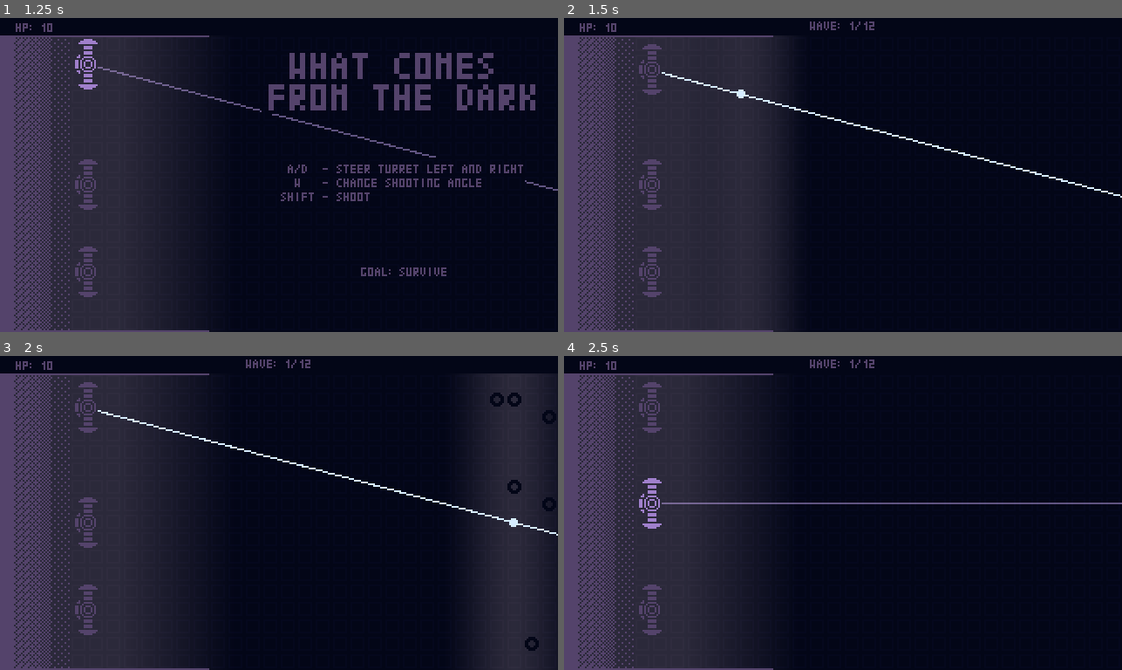
Above: before the commit, frames 1-4 (two rows, left to right).
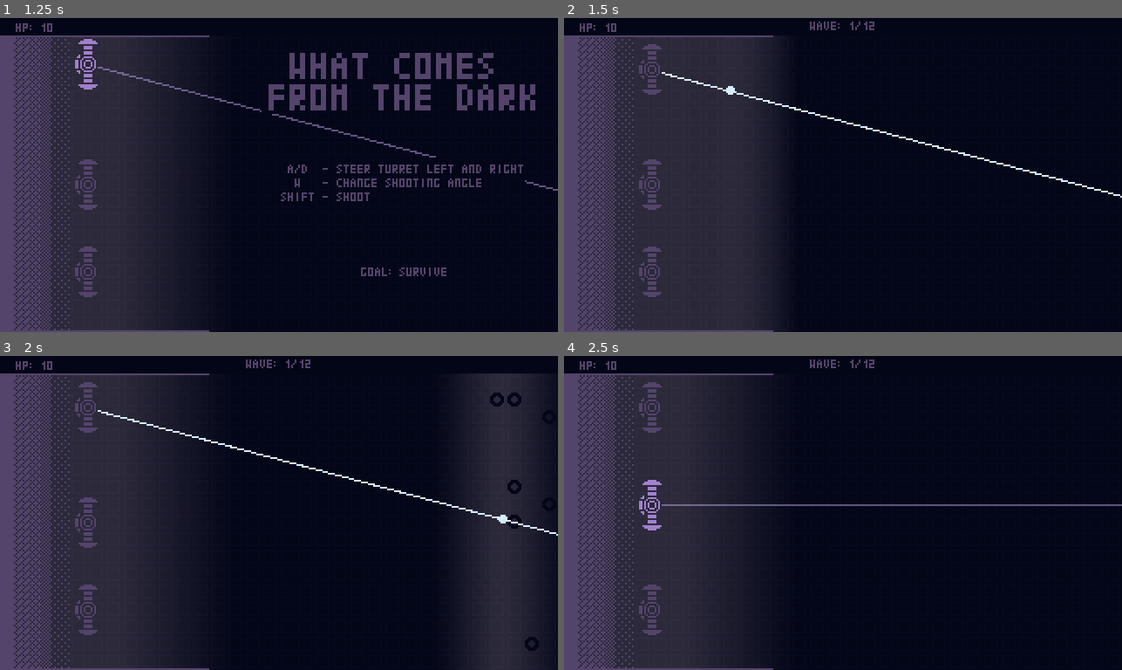
Above: after the commit, the same moments.

Repository: Aurif/Lightwave
Game: Godot game, scene res://scene.tscn
Two runs of this game, one before a commit and one after it. Both use one fixed random seed, a clock stepped at 60 frames per second and the inputs below.
Inputs:
- Up to frame 1 (1.25 s): tap Enter at 0.5 s; hold A (move_up) from 0.53 s (still down); tap W (switch_angle) at 0.6 s
- Up to frame 2 (1.5 s): release A (move_up) at 1.28 s; hold D (move_down) from 1.28 s (still down); tap Shift at 1.35 s
- Up to frame 3 (2 s): keep holding D (move_down)
- Up to frame 4 (2.5 s): release D (move_down) at 2.03 s; hold A (move_up) from 2.03 s (still down); tap W (switch_angle) at 2.1 s

Frame 1 is identical in both runs. In frame 2, less than 0.1% of the frame differs, in the area x 29-33%, y 21-26%; in frame 3, 0.1%; in frame 4, 1.2%, in the area x 13-100%, y 38-56%.

Commit message:
Added speedy enemy variant

Diff:
--- /dev/null
+++ b/components/mol/enemy/enemy.gd
@@ -0,0 +1,4 @@
+extends Node2D
+class_name MolEnemy
+
+@export var speed: int = 4
--- a/components/mol/enemy/enemy.tscn
+++ b/components/mol/enemy/enemy.tscn
@@ -1,5 +1,6 @@
-[gd_scene load_steps=3 format=3 uid="uid://0x73rcsem3bv"]
+[gd_scene load_steps=4 format=3 uid="uid://0x73rcsem3bv"]
 
+[ext_resource type="Script" uid="uid://bdux6wtsoxsqx" path="res://components/mol/enemy/enemy.gd" id="1_dga5s"]
 [ext_resource type="Texture2D" uid="uid://buchx102g1mv7" path="res://assets/sprites/enemies/default.png" id="1_uy72o"]
 
 [sub_resource type="RectangleShape2D" id="RectangleShape2D_uy72o"]
@@ -8,6 +9,7 @@
 [node name="Hitbox" type="Area2D"]
 collision_layer = 4
 collision_mask = 0
+script = ExtResource("1_dga5s")
 
 [node name="CollisionShape2D" type="CollisionShape2D" parent="."]
 shape = SubResource("RectangleShape2D_uy72o")
--- /dev/null
+++ b/components/mol/enemy/enemy_speedy.tscn
@@ -0,0 +1,10 @@
+[gd_scene load_steps=3 format=3 uid="uid://cqmda3rv1r53e"]
+
+[ext_resource type="PackedScene" uid="uid://0x73rcsem3bv" path="res://components/mol/enemy/enemy.tscn" id="1_yrt5a"]
+[ext_resource type="Texture2D" uid="uid://cy0tb64qw5hu7" path="res://assets/sprites/enemies/speedy.png" id="2_0iwn6"]
+
+[node name="Hitbox" instance=ExtResource("1_yrt5a")]
+speed = 6
+
+[node name="Enemy" parent="." index="1"]
+texture = ExtResource("2_0iwn6")
--- a/components/org/bullet_tracer/bullet_tracer.gd
+++ b/components/org/bullet_tracer/bullet_tracer.gd
@@ -55,9 +55,12 @@
     laser.visible = true
     light_pass.visible = true
     light_pass.modulate = Color.WHITE
-    is_active = true
+    _set_active.call_deferred()
     current_path = path
     on_finish_callback = callback
+
+func _set_active() -> void:
+    is_active = true
 
 const LIGHT_FADE_SPEED: float = 0.2
 func _on_laser_finished() -> void:
--- a/components/org/enemy_manager/enemy_manager.gd
+++ b/components/org/enemy_manager/enemy_manager.gd
@@ -1,6 +1,7 @@
 extends Node
 
 @export var enemy_prefab: PackedScene
+@export var enemy_variants_prefab: Array[PackedScene]
 @export var max_size: Vector2i
 @export var tick_on_start: bool = true
 @export var wave_label: Label
@@ -8,14 +9,13 @@
 @export var show_on_victory: CanvasItem
 
 var current_wave: int = 0
-var enemy_map: Dictionary[Vector2i, Node2D] = {}
-const MOVE_DISTANCE: int = 4
+var enemy_map: Dictionary[Vector2i, MolEnemy] = {}
+const WAVES_PER_TICK: int = 4
 const MAX_WAVE: int = 12
 
 signal AfterTick
 
 
-# TODO: More enemy types
 func _ready() -> void:
     if tick_on_start:
         tick_enemies.call_deferred(true)
@@ -34,7 +34,7 @@
         wave_label.text = "Wave: %d/%d" % [current_wave, MAX_WAVE]
 
     if current_wave <= MAX_WAVE:
-        for i in range(MOVE_DISTANCE-1, -1, -1):
+        for i in range(WAVES_PER_TICK-1, -1, -1):
             _spawn_enemy_wave(i, instant)
 
     if instant or movement_anim_delays.is_empty():
@@ -53,7 +53,7 @@
 ###
 signal OnDamageTaken
 func _move_enemies() -> void:
-    var new_map: Dictionary[Vector2i, Node2D] = {}
+    var new_map: Dictionary[Vector2i, MolEnemy] = {}
     var max_reachable: Dictionary[int, int] = {}
 
     var current_positions: Array[Vector2i] = enemy_map.keys()
@@ -64,7 +64,7 @@
     )
 
     for pos in current_positions:
-        var new_x: int = min(max_reachable.get(pos.y, max_size.x+2)-1, pos.x+MOVE_DISTANCE)
+        var new_x: int = min(max_reachable.get(pos.y, max_size.x+2)-1, pos.x+enemy_map[pos].speed)
         if new_x == max_size.x+1:
             var tween: Tween = _move_enemy(enemy_map[pos], Vector2i(max_size.x+8, pos.y))
             tween.tween_callback(enemy_map[pos].queue_free)
@@ -103,6 +103,7 @@
 ###
 ### Spawning
 ###
+const BASE_VARIANT_CHANCE: float = 0.6
 func _spawn_enemy_wave(layer: int = 0, instant: bool = false) -> void:
     var valid_spawn_points: Array[Vector2i] = []
     for y in range(max_size.y):
@@ -111,15 +112,30 @@
         valid_spawn_points.append(Vector2i(layer, y))
 
     valid_spawn_points.shuffle()
-    var max_to_spawn: int = floor(3+((current_wave-1.0)/(MAX_WAVE-1.0))*(max_size.y*0.6-3))
     if len(valid_spawn_points) > 0:
-        for i in range(randi_range(1, min(max_to_spawn, len(valid_spawn_points)))):
-            _spawn_enemy(valid_spawn_points[i], instant)
+        var max_to_spawn: int = floor(3+((current_wave-1.0)/(MAX_WAVE-1.0))*(max_size.y*0.6-3))
+        var to_spawn: int = randi_range(1, min(max_to_spawn, len(valid_spawn_points)))
+        var spawn_index: int = 0
 
-func _spawn_enemy(pos: Vector2i, instant: bool = false) -> void:
-    var node: Node2D = enemy_prefab.instantiate()
+        for v in range(len(enemy_variants_prefab)):
+            var to_spawn_variant: int = floor(to_spawn*BASE_VARIANT_CHANCE*(current_wave-1.0)/(MAX_WAVE-1.0))
+            to_spawn -= to_spawn_variant
+            for _i in range(to_spawn_variant):
+                _spawn_enemy(valid_spawn_points[spawn_index], instant, v)
+                spawn_index += 1
+
+        for _i in range(to_spawn):
+            _spawn_enemy(valid_spawn_points[spawn_index], instant)
+            spawn_index += 1
+
+func _spawn_enemy(pos: Vector2i, instant: bool = false, variant: int = -1) -> void:
+    var node: MolEnemy
+    if variant == -1:
+        node = enemy_prefab.instantiate()
+    else:
+        node = enemy_variants_prefab[variant].instantiate()
     add_child(node)
-    _move_enemy(node, pos, Vector2(MOVE_DISTANCE*10, 0), instant)
+    _move_enemy(node, pos, Vector2(WAVES_PER_TICK*10, 0), instant)
     enemy_map[pos] = node
     node.tree_exiting.connect(_clear_pos.bind(node))
 
--- a/scene.tscn
+++ b/scene.tscn
@@ -1,10 +1,11 @@
-[gd_scene load_steps=25 format=3 uid="uid://cro2m5utrrmnf"]
+[gd_scene load_steps=26 format=3 uid="uid://cro2m5utrrmnf"]
 
 [ext_resource type="Texture2D" uid="uid://228xusoviqnl" path="res://assets/sprites/base.png" id="3_3253y"]
 [ext_resource type="Texture2D" uid="uid://cojumbjwvp5mf" path="res://assets/sprites/bg.png" id="3_m7jmp"]
 [ext_resource type="PackedScene" uid="uid://chs5l1e6nieeb" path="res://components/mol/laser/laser.tscn" id="3_u3cyc"]
 [ext_resource type="Script" uid="uid://bw0oganconan3" path="res://components/org/enemy_manager/enemy_manager.gd" id="4_m7jmp"]
 [ext_resource type="PackedScene" uid="uid://0x73rcsem3bv" path="res://components/mol/enemy/enemy.tscn" id="5_y2354"]
+[ext_resource type="PackedScene" uid="uid://cqmda3rv1r53e" path="res://components/mol/enemy/enemy_speedy.tscn" id="6_akxrc"]
 [ext_resource type="Script" uid="uid://dtvs6dv3k5mdl" path="res://components/org/bullet_tracer/bullet_tracer.gd" id="6_ni31j"]
 [ext_resource type="Texture2D" uid="uid://b8k4vbrr0xegr" path="res://assets/sprites/laser_point.png" id="6_y2354"]
 [ext_resource type="Shader" uid="uid://dfsvbot1app06" path="res://components/org/darkness/shader.gdshader" id="8_73fnb"]
@@ -144,6 +145,7 @@
 position = Vector2(320, 10)
 script = ExtResource("4_m7jmp")
 enemy_prefab = ExtResource("5_y2354")
+enemy_variants_prefab = Array[PackedScene]([ExtResource("6_akxrc")])
 max_size = Vector2i(25, 17)
 wave_label = NodePath("../UI/LabelWave")
 light_overlay = NodePath("../Darkness/Mask/ForcedLight")
Binary file added: assets/sprites/enemies/bulky.png
Not shown, added: assets/sprites/enemies/bulky.png.import
Binary file added: assets/sprites/enemies/speedy.png
Not shown, added: assets/sprites/enemies/speedy.png.import
Not shown, added: components/mol/enemy/enemy.gd.uid
